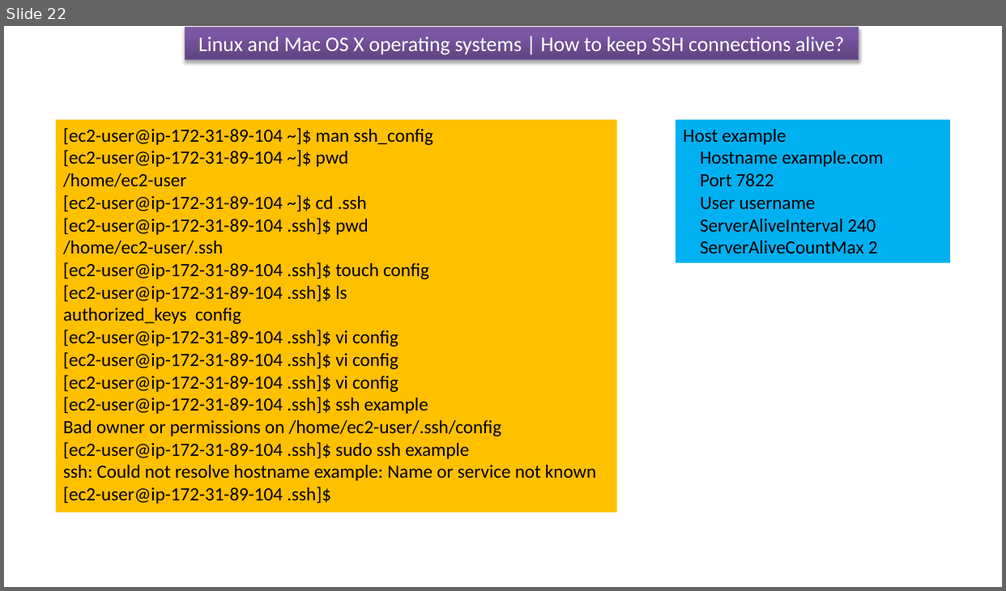
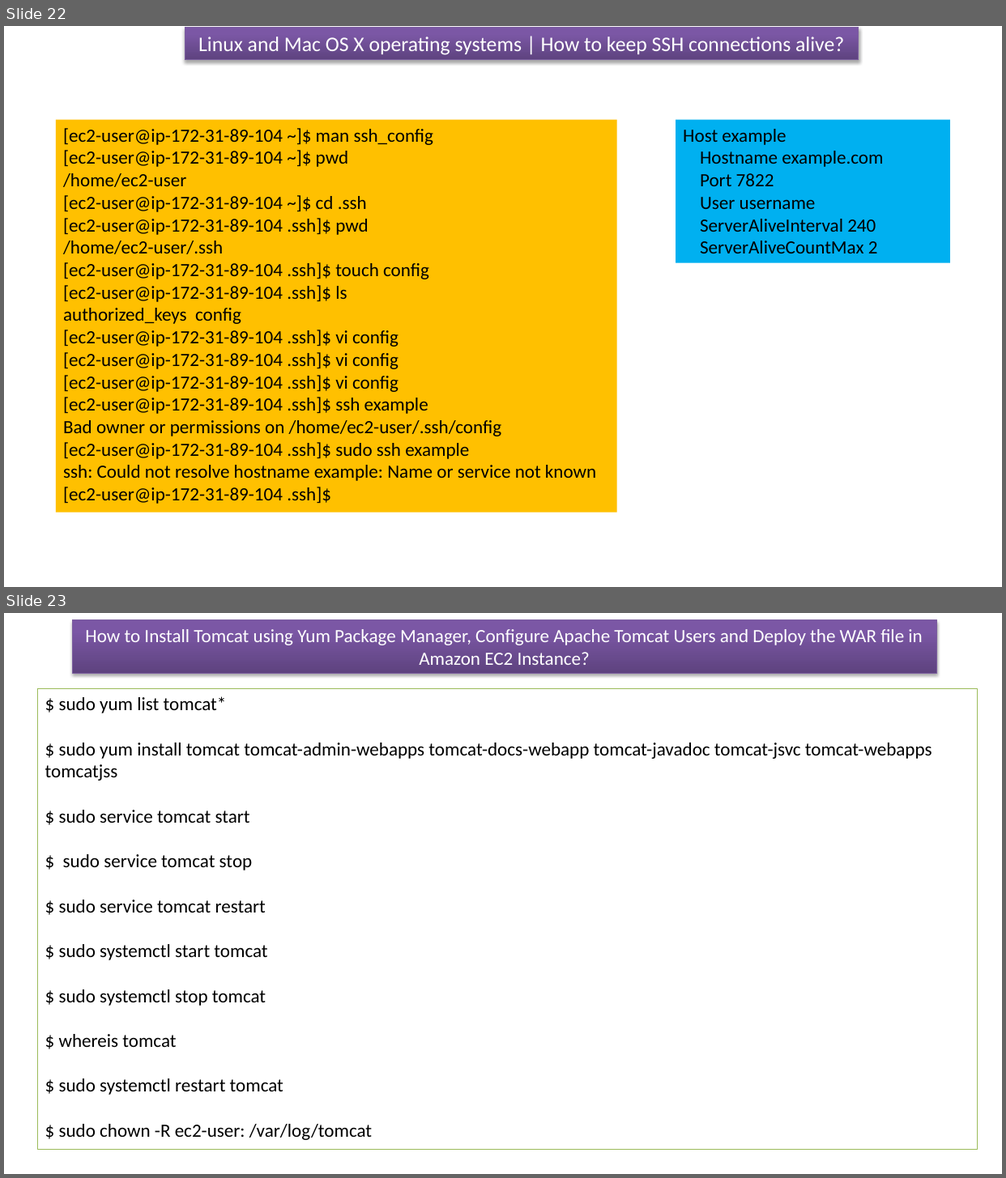
Before and after one commit to ramram43210/Java_2021, a slide deck: Java_2021/Deploying to Amazon Cloud. AWS EC2/Deploying to Amazon Cloud. AWS EC2.pptx. Shown one above the other, each under a label of ours: slide 22 before the commit, slides 22 and 23 after it. The pictures are 1006x591 and 1006x1178 pixels, drawn with LibreOffice and Linux fonts; fonts in the diff are those of the drawing. Boxes give left, top, right and bottom in pixels: in the first picture for what was removed or moved away, otherwise in the second. Text is boxed around its words. In the diff, an @@ line names an element or a change of style, - is before the commit and + after.

```diff
--- a/Java_2021/Deploying to Amazon Cloud. AWS EC2/Deploying to Amazon Cloud. AWS EC2.pptx
+++ b/Java_2021/Deploying to Amazon Cloud. AWS EC2/Deploying to Amazon Cloud. AWS EC2.pptx
@@ slide 23 added at <box>4,613,1002,1174</box>, background #FFFFFF @@
@@ rectangle added at <box>72,620,937,674</box>, fill gradient #5F4480 to #7B58A6 to #7C57A8, outline #7D60A0 0.75 pt, 18 pt, text #FFFFFF @@
+How to Install Tomcat using Yum Package Manager, Configure Apache Tomcat Users and Deploy the WAR file in Amazon EC2 Instance?
@@ rectangle added at <box>38,688,978,1150</box>, fill #FFFFFF, outline #9BBB59 0.25 pt, 18 pt, text #000000 @@
+$ sudo yum list tomcat*
+$ sudo yum install tomcat tomcat-admin-webapps tomcat-docs-webapp tomcat-javadoc tomcat-jsvc tomcat-webapps tomcatjss
+$ sudo service tomcat start
+$ sudo service tomcat stop
+$ sudo service tomcat restart
+$ sudo systemctl start tomcat
+$ sudo systemctl stop tomcat
+$ whereis tomcat
+$ sudo systemctl restart tomcat
+$ sudo chown -R ec2-user: /var/log/tomcat
```
Also in this commit, not shown: 1 slide changed, 1 other file.
